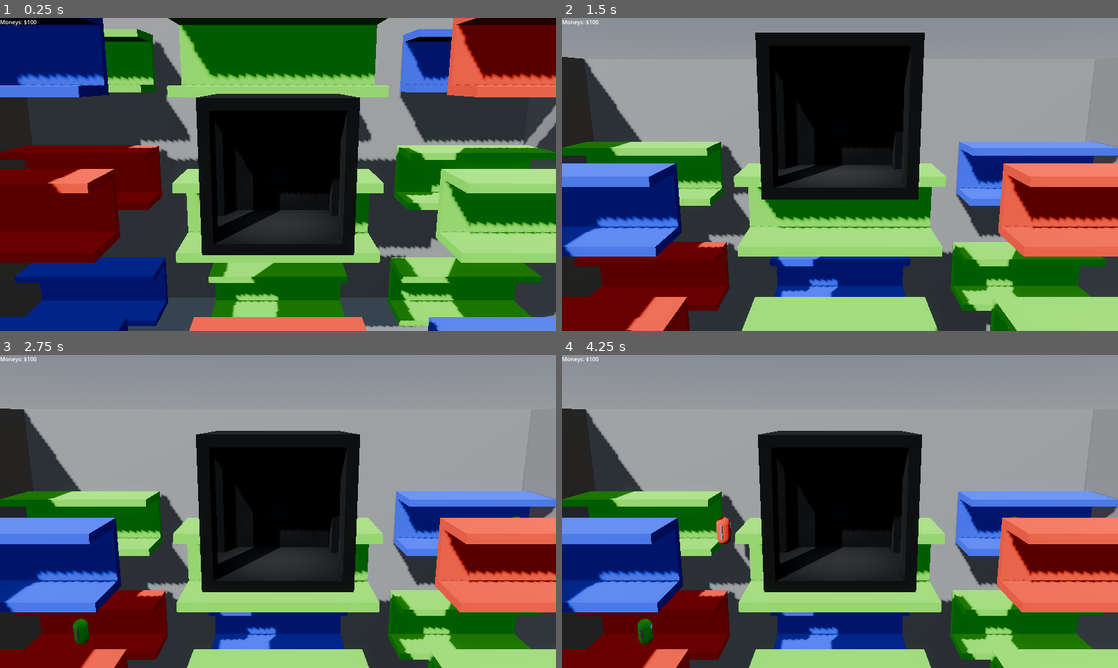
Above: before the commit, frames 1-4 (two rows, left to right).
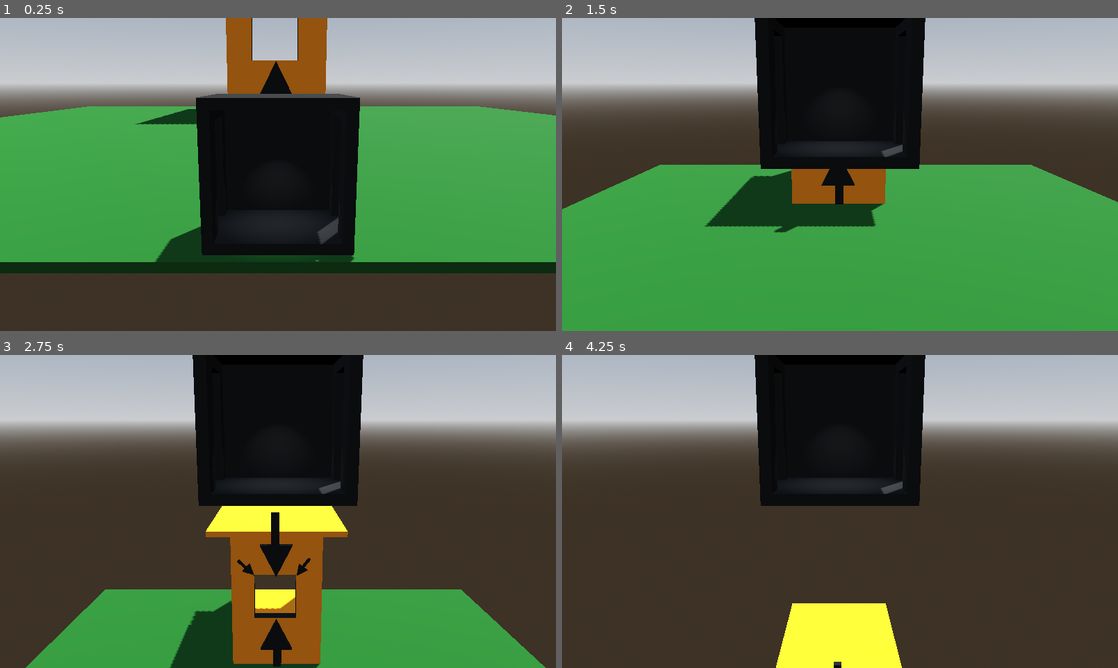
Above: after the commit, the same moments.

Repository: GriffinBaxter/Prof-Oddheart-or-How-I-Learned-to-Stop-Worrying-and-Love-the-Elevator
Game: Godot game, scene res://main_menu.tscn
Two runs of this game, one before a commit and one after it. Both use one fixed random seed, a clock stepped at 60 frames per second and the inputs below. Before the commit the project starts from res://main.tscn. The engine's default icon, where the game draws it, is replaced by a stand-in: a white triangle on a blue panel in a dark square. Sound files missing from this copy of the repository are replaced by a short silence.
Inputs:
- Up to frame 1 (0.25 s): no input
- Up to frame 2 (1.5 s): tap Enter at 0.5 s; hold W (up) from 0.53 s (still down)
- Up to frame 3 (2.75 s): keep holding W (up)
- Up to frame 4 (4.25 s): keep holding W (up)

The runs differ from the first frame. In frame 1, 84% of the frame differs, in the area x 0-100%, y 0-100%; in frame 2, 86%; in frame 3, 89%; in frame 4, 86%.

Commit message:
Play elevator music between scenes
Also fixed some linting issues and warnings.

Diff:
--- /dev/null
+++ b/elevator_music.tscn
@@ -0,0 +1,7 @@
+[gd_scene load_steps=2 format=3 uid="uid://cok6dja53i8sf"]
+
+[ext_resource type="AudioStream" uid="uid://di8bhd0ft5w66" path="res://Sounds/Music/lounge-jazz-elevator-music.mp3" id="1_nny76"]
+
+[node name="ElevatorMusic" type="AudioStreamPlayer"]
+stream = ExtResource("1_nny76")
+autoplay = true
--- a/main_menu.gd
+++ b/main_menu.gd
@@ -1,10 +1,10 @@
 extends Node3D
 
-@onready var sound_player = $MainSoundPlayer
-
-func _ready() -> void:
-	sound_player.play()
 
 func _on_go_to_play_body_entered(body: Node3D) -> void:
 	if body.is_in_group("elevator"):
-		get_tree().change_scene_to_file("res://main.tscn")
+		call_deferred("change_scene_to_main")
+
+
+func change_scene_to_main() -> void:
+	get_tree().change_scene_to_file("res://main.tscn")
--- a/main_menu.tscn
+++ b/main_menu.tscn
@@ -1,10 +1,9 @@
-[gd_scene load_steps=11 format=3 uid="uid://cwwnxa4whe1xi"]
+[gd_scene load_steps=10 format=3 uid="uid://cwwnxa4whe1xi"]
 
 [ext_resource type="PackedScene" uid="uid://qjq33xvfin8d" path="res://Scenes/Entities/elevator.tscn" id="1_06t4h"]
 [ext_resource type="Script" uid="uid://cq2ppq7u8s5wm" path="res://main_menu.gd" id="1_fu7sn"]
 [ext_resource type="PackedScene" uid="uid://lw1umd5j3fm0" path="res://main_menu_building.tscn" id="2_7vrkn"]
 [ext_resource type="PackedScene" uid="uid://ce0k16aalf6ma" path="res://arrow.tscn" id="4_jix8l"]
-[ext_resource type="AudioStream" uid="uid://di8bhd0ft5w66" path="res://Sounds/Music/lounge-jazz-elevator-music.mp3" id="5_glbon"]
 
 [sub_resource type="ProceduralSkyMaterial" id="ProceduralSkyMaterial_06t4h"]
 sky_horizon_color = Color(0.662243, 0.671743, 0.686743, 1)
@@ -67,7 +66,4 @@
 [node name="Arrow4" parent="Arrows" instance=ExtResource("4_jix8l")]
 transform = Transform3D(3, -5.24537e-07, 0, 5.24537e-07, 3, 0, 0, 0, 3, 3.95457, -6.55056, -13.7639)
 
-[node name="MainSoundPlayer" type="AudioStreamPlayer" parent="."]
-stream = ExtResource("5_glbon")
-
 [connection signal="body_entered" from="GoToPlay" to="." method="_on_go_to_play_body_entered"]
--- a/project.godot
+++ b/project.godot
@@ -11,12 +11,16 @@
 [application]
 
 config/name="Godot-Wild-Jam-80"
-run/main_scene="uid://jiexpvkmj5yq"
+run/main_scene="uid://cwwnxa4whe1xi"
 config/features=PackedStringArray("4.4", "GL Compatibility")
 boot_splash/bg_color=Color(0.152941, 0.203922, 0.305882, 1)
 boot_splash/image="uid://2lxkho4xtbw6"
 config/icon="res://icon.svg"
 boot_splash/minimum_display_time=3000
+
+[autoload]
+
+MusicPlayer="*res://elevator_music.tscn"
 
 [debug]
 
